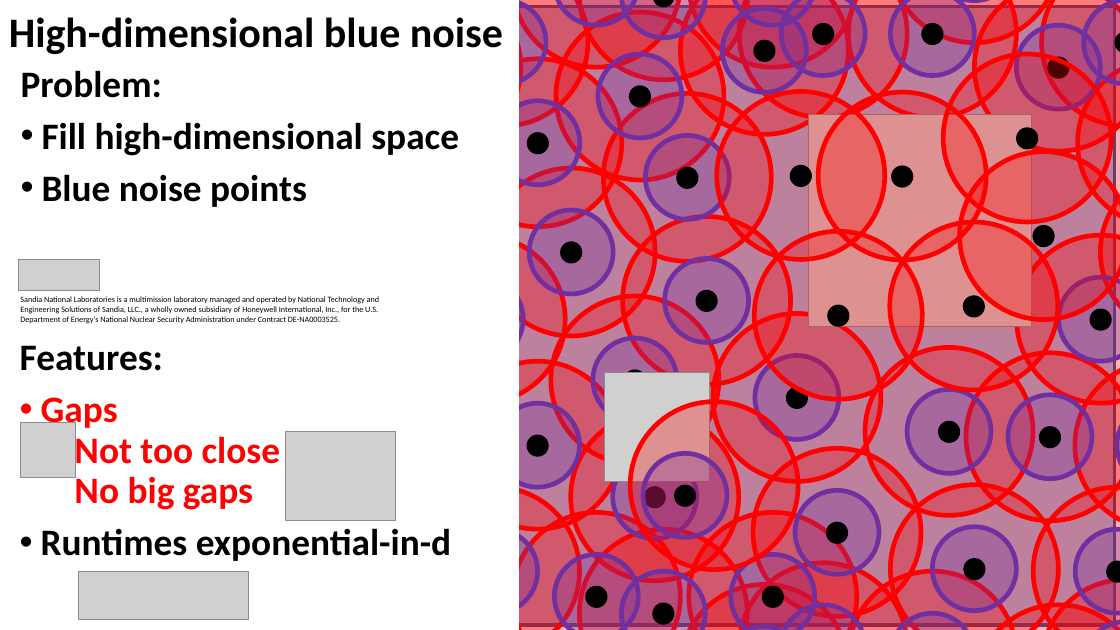
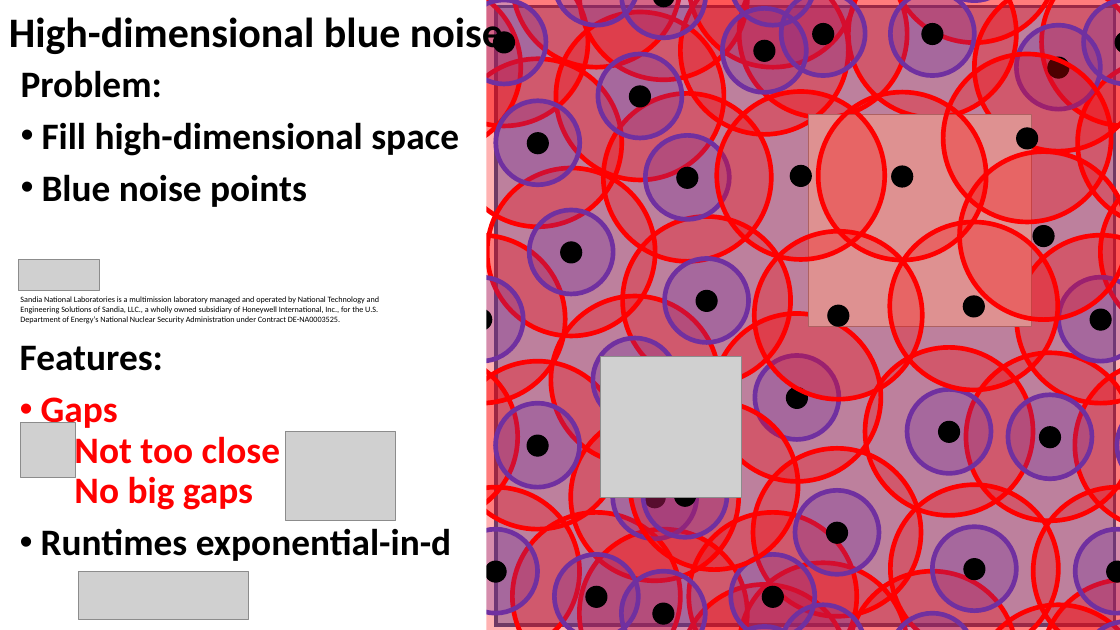
Before and after one commit to 1iyiwei/sd-tog18, a slide deck: slide 1 of fast-forward/fast-forward.pptx. Drawn at 1120x630 pixels with LibreOffice and Linux fonts; fonts in the diff are those of the drawing; grey boxes stand for pictures. Boxes give left, top, right and bottom in pixels: in the first picture for what was removed or moved away, otherwise in the second. Text is boxed around its words. In the diff, an @@ line names an element or a change of style, - is before the commit and + after.

```diff
--- a/fast-forward/fast-forward.pptx
+++ b/fast-forward/fast-forward.pptx
@@ rectangle: place and size @@
-rectangle at <box>334,0,519,630</box>
+rectangle at <box>301,0,486,630</box>
@@ ellipse added at <box>494,32,515,53</box>, fill #000000, outline #000000 1 pt @@
@@ ellipse: place and size @@
-ellipse at <box>624,370,645,391</box>
+ellipse at <box>471,309,492,330</box>
@@ ellipse added at <box>350,353,518,521</box>, fill #FF0000 at 30% opacity, outline #FF0000 4 pt @@
@@ picture: place and size @@
-picture at <box>604,372,709,481</box>
+picture at <box>600,357,741,498</box>
@@ ellipse added at <box>486,561,507,582</box>, fill #000000, outline #000000 1 pt @@
```
Also in this commit, not shown: 3 other slides changed, 1 slide added.
